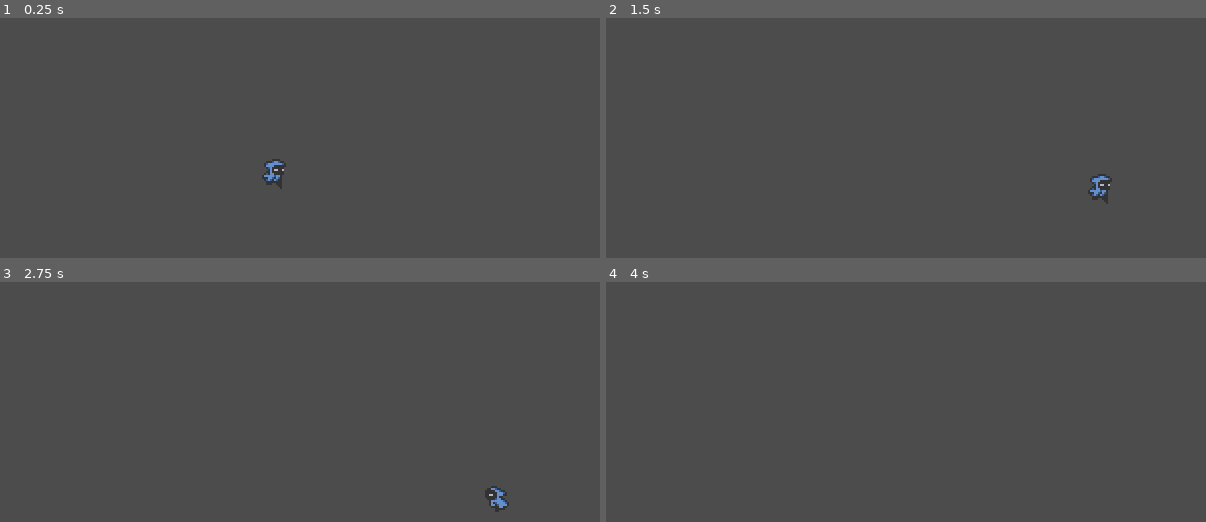
Above: before the commit, frames 1-4 (two rows, left to right).
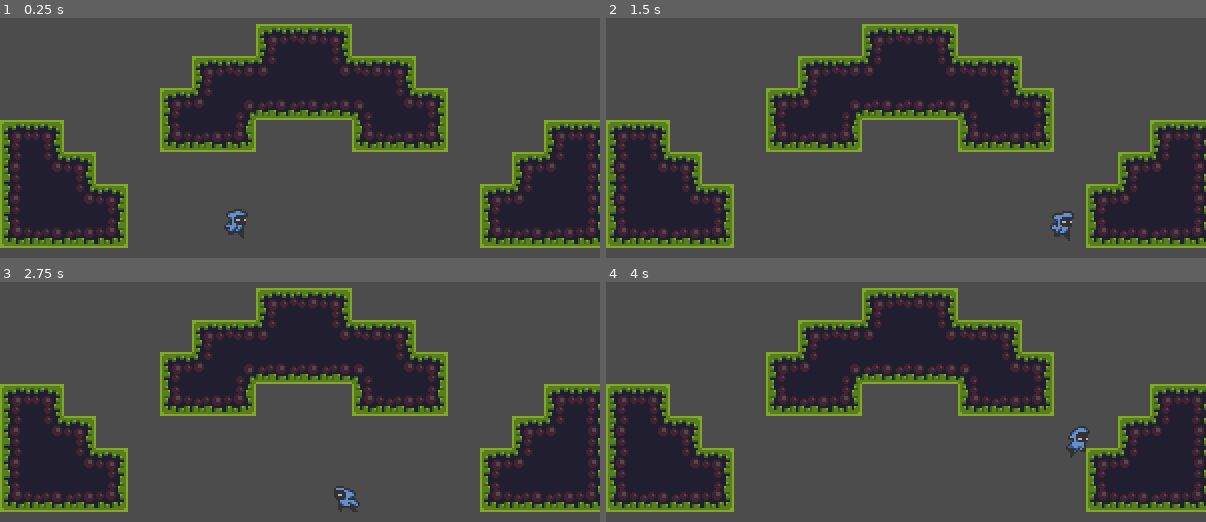
Above: after the commit, the same moments.

Repository: waltyy/Platformer-Game---2022
Game: Godot game, scene res://Scenes/World.tscn
Two runs of this game, one before a commit and one after it. Both use one fixed random seed, a clock stepped at 60 frames per second and the inputs below. The project has no main scene, so this scene is started directly.
Inputs:
- Up to frame 1 (0.25 s): no input
- Up to frame 2 (1.5 s): hold D (right) from 0.53 s (still down); tap Space (jump) at 0.77 s
- Up to frame 3 (2.75 s): tap Space (jump) at 1.52 s; release D (right) at 2.03 s; hold A (left) from 2.03 s (still down)
- Up to frame 4 (4 s): release A (left) at 2.78 s; hold D (right) from 2.78 s (still down); tap Space (jump) at 3.02, 3.77 s

The runs differ from the first frame. In frame 1, 35% of the frame differs, in the area x 0-100%, y 2-96%; in frame 2, 35%; in frame 3, 35%; in frame 4, 35%.

Commit message:
Creating Tiles - Day 4
I made the tiles and the collisions

Diff:
--- a/Scenes/World.tscn
+++ b/Scenes/World.tscn
@@ -1,17 +1,212 @@
-[gd_scene load_steps=3 format=2]
+[gd_scene load_steps=23 format=2]
 
 [ext_resource path="res://Scenes/Player.tscn" type="PackedScene" id=1]
+[ext_resource path="res://Sprites/tiles/tileset.png" type="Texture" id=2]
 
 [sub_resource type="RectangleShape2D" id=1]
 extents = Vector2( 510.5, 10 )
 
+[sub_resource type="ConvexPolygonShape2D" id=2]
+points = PoolVector2Array( 0, 0, 16, 0, 16, 16, 0, 16 )
+
+[sub_resource type="ConvexPolygonShape2D" id=3]
+points = PoolVector2Array( 0, 0, 16, 0, 16, 16, 0, 16 )
+
+[sub_resource type="ConvexPolygonShape2D" id=4]
+points = PoolVector2Array( 0, 0, 16, 0, 16, 16, 0, 16 )
+
+[sub_resource type="ConvexPolygonShape2D" id=5]
+points = PoolVector2Array( 0, 0, 16, 0, 16, 16, 0, 16 )
+
+[sub_resource type="ConvexPolygonShape2D" id=6]
+points = PoolVector2Array( 0, 0, 16, 0, 16, 16, 0, 16 )
+
+[sub_resource type="ConvexPolygonShape2D" id=7]
+points = PoolVector2Array( 0, 0, 16, 0, 16, 16, 0, 16 )
+
+[sub_resource type="ConvexPolygonShape2D" id=8]
+points = PoolVector2Array( 0, 0, 16, 0, 16, 16, 0, 16 )
+
+[sub_resource type="ConvexPolygonShape2D" id=9]
+points = PoolVector2Array( 0, 0, 16, 0, 16, 16, 0, 16 )
+
+[sub_resource type="ConvexPolygonShape2D" id=10]
+points = PoolVector2Array( 0, 0, 16, 0, 16, 16, 0, 16 )
+
+[sub_resource type="ConvexPolygonShape2D" id=11]
+points = PoolVector2Array( 0, 0, 16, 0, 16, 16, 0, 16 )
+
+[sub_resource type="ConvexPolygonShape2D" id=12]
+points = PoolVector2Array( 0, 0, 16, 0, 16, 16, 0, 16 )
+
+[sub_resource type="ConvexPolygonShape2D" id=13]
+points = PoolVector2Array( 0, 0, 16, 0, 16, 16, 0, 16 )
+
+[sub_resource type="ConvexPolygonShape2D" id=14]
+points = PoolVector2Array( 0, 0, 16, 0, 16, 16, 0, 16 )
+
+[sub_resource type="ConvexPolygonShape2D" id=15]
+points = PoolVector2Array( 0, 0, 16, 0, 16, 16, 0, 16 )
+
+[sub_resource type="ConvexPolygonShape2D" id=16]
+points = PoolVector2Array( 0, 0, 16, 0, 16, 16, 0, 16 )
+
+[sub_resource type="ConvexPolygonShape2D" id=17]
+points = PoolVector2Array( 0, 0, 16, 0, 16, 16, 0, 16 )
+
+[sub_resource type="ConvexPolygonShape2D" id=18]
+points = PoolVector2Array( 0, 0, 16, 0, 16, 16, 0, 16 )
+
+[sub_resource type="ConvexPolygonShape2D" id=19]
+points = PoolVector2Array( 0, 0, 16, 0, 16, 16, 0, 16 )
+
+[sub_resource type="TileSet" id=20]
+0/name = "tileset.png 0"
+0/texture = ExtResource( 2 )
+0/tex_offset = Vector2( 0, 0 )
+0/modulate = Color( 1, 1, 1, 1 )
+0/region = Rect2( 0, 0, 96, 48 )
+0/tile_mode = 1
+0/autotile/bitmask_mode = 0
+0/autotile/bitmask_flags = [ Vector2( 0, 0 ), 256, Vector2( 0, 1 ), 260, Vector2( 0, 2 ), 4, Vector2( 1, 0 ), 320, Vector2( 1, 1 ), 325, Vector2( 1, 2 ), 5, Vector2( 2, 0 ), 64, Vector2( 2, 1 ), 65, Vector2( 2, 2 ), 1, Vector2( 3, 0 ), 69, Vector2( 3, 1 ), 65, Vector2( 3, 2 ), 321, Vector2( 4, 0 ), 5, Vector2( 4, 2 ), 320, Vector2( 5, 0 ), 261, Vector2( 5, 1 ), 260, Vector2( 5, 2 ), 324 ]
+0/autotile/icon_coordinate = Vector2( 0, 0 )
+0/autotile/tile_size = Vector2( 16, 16 )
+0/autotile/spacing = 0
+0/autotile/occluder_map = [  ]
+0/autotile/navpoly_map = [  ]
+0/autotile/priority_map = [  ]
+0/autotile/z_index_map = [  ]
+0/occluder_offset = Vector2( 0, 0 )
+0/navigation_offset = Vector2( 0, 0 )
+0/shape_offset = Vector2( 0, 0 )
+0/shape_transform = Transform2D( 1, 0, 0, 1, 0, 0 )
+0/shape = SubResource( 2 )
+0/shape_one_way = false
+0/shape_one_way_margin = 1.0
+0/shapes = [ {
+"autotile_coord": Vector2( 0, 0 ),
+"one_way": false,
+"one_way_margin": 1.0,
+"shape": SubResource( 2 ),
+"shape_transform": Transform2D( 1, 0, 0, 1, 0, 0 )
+}, {
+"autotile_coord": Vector2( 1, 0 ),
+"one_way": false,
+"one_way_margin": 1.0,
+"shape": SubResource( 3 ),
+"shape_transform": Transform2D( 1, 0, 0, 1, 0, 0 )
+}, {
+"autotile_coord": Vector2( 2, 0 ),
+"one_way": false,
+"one_way_margin": 1.0,
+"shape": SubResource( 4 ),
+"shape_transform": Transform2D( 1, 0, 0, 1, 0, 0 )
+}, {
+"autotile_coord": Vector2( 0, 1 ),
+"one_way": false,
+"one_way_margin": 1.0,
+"shape": SubResource( 5 ),
+"shape_transform": Transform2D( 1, 0, 0, 1, 0, 0 )
+}, {
+"autotile_coord": Vector2( 1, 1 ),
+"one_way": false,
+"one_way_margin": 1.0,
+"shape": SubResource( 6 ),
+"shape_transform": Transform2D( 1, 0, 0, 1, 0, 0 )
+}, {
+"autotile_coord": Vector2( 2, 1 ),
+"one_way": false,
+"one_way_margin": 1.0,
+"shape": SubResource( 7 ),
+"shape_transform": Transform2D( 1, 0, 0, 1, 0, 0 )
+}, {
+"autotile_coord": Vector2( 0, 2 ),
+"one_way": false,
+"one_way_margin": 1.0,
+"shape": SubResource( 8 ),
+"shape_transform": Transform2D( 1, 0, 0, 1, 0, 0 )
+}, {
+"autotile_coord": Vector2( 1, 2 ),
+"one_way": false,
+"one_way_margin": 1.0,
+"shape": SubResource( 9 ),
+"shape_transform": Transform2D( 1, 0, 0, 1, 0, 0 )
+}, {
+"autotile_coord": Vector2( 2, 2 ),
+"one_way": false,
+"one_way_margin": 1.0,
+"shape": SubResource( 10 ),
+"shape_transform": Transform2D( 1, 0, 0, 1, 0, 0 )
+}, {
+"autotile_coord": Vector2( 3, 0 ),
+"one_way": false,
+"one_way_margin": 1.0,
+"shape": SubResource( 11 ),
+"shape_transform": Transform2D( 1, 0, 0, 1, 0, 0 )
+}, {
+"autotile_coord": Vector2( 4, 0 ),
+"one_way": false,
+"one_way_margin": 1.0,
+"shape": SubResource( 12 ),
+"shape_transform": Transform2D( 1, 0, 0, 1, 0, 0 )
+}, {
+"autotile_coord": Vector2( 5, 0 ),
+"one_way": false,
+"one_way_margin": 1.0,
+"shape": SubResource( 13 ),
+"shape_transform": Transform2D( 1, 0, 0, 1, 0, 0 )
+}, {
+"autotile_coord": Vector2( 3, 1 ),
+"one_way": false,
+"one_way_margin": 1.0,
+"shape": SubResource( 14 ),
+"shape_transform": Transform2D( 1, 0, 0, 1, 0, 0 )
+}, {
+"autotile_coord": Vector2( 4, 1 ),
+"one_way": false,
+"one_way_margin": 1.0,
+"shape": SubResource( 15 ),
+"shape_transform": Transform2D( 1, 0, 0, 1, 0, 0 )
+}, {
+"autotile_coord": Vector2( 5, 1 ),
+"one_way": false,
+"one_way_margin": 1.0,
+"shape": SubResource( 16 ),
+"shape_transform": Transform2D( 1, 0, 0, 1, 0, 0 )
+}, {
+"autotile_coord": Vector2( 3, 2 ),
+"one_way": false,
+"one_way_margin": 1.0,
+"shape": SubResource( 17 ),
+"shape_transform": Transform2D( 1, 0, 0, 1, 0, 0 )
+}, {
+"autotile_coord": Vector2( 4, 2 ),
+"one_way": false,
+"one_way_margin": 1.0,
+"shape": SubResource( 18 ),
+"shape_transform": Transform2D( 1, 0, 0, 1, 0, 0 )
+}, {
+"autotile_coord": Vector2( 5, 2 ),
+"one_way": false,
+"one_way_margin": 1.0,
+"shape": SubResource( 19 ),
+"shape_transform": Transform2D( 1, 0, 0, 1, 0, 0 )
+} ]
+0/z_index = 0
+
 [node name="World" type="Node2D"]
 
 [node name="Player" parent="." instance=ExtResource( 1 )]
-position = Vector2( 138, 77 )
+position = Vector2( 119, 102 )
 
 [node name="StaticBody2D" type="StaticBody2D" parent="."]
 
 [node name="CollisionShape2D" type="CollisionShape2D" parent="StaticBody2D"]
 position = Vector2( 507, 139 )
 shape = SubResource( 1 )
+
+[node name="TileMap" type="TileMap" parent="."]
+tile_set = SubResource( 20 )
+cell_size = Vector2( 16, 16 )
+format = 1
+tile_data = PoolIntArray( 65544, 0, 0, 65545, 0, 1, 65546, 0, 2, 131078, 0, 0, 131079, 0, 131076, 131080, 0, 131077, 131081, 0, 65537, 131082, 0, 131075, 131083, 0, 1, 131084, 0, 2, 196613, 0, 0, 196614, 0, 131077, 196615, 0, 3, 196616, 0, 4, 196617, 0, 131073, 196618, 0, 4, 196619, 0, 5, 196620, 0, 131075, 196621, 0, 2, 262144, 0, 0, 262145, 0, 2, 262149, 0, 131072, 262150, 0, 4, 262151, 0, 131074, 262155, 0, 131072, 262156, 0, 4, 262157, 0, 131074, 262161, 0, 0, 262162, 0, 2, 327680, 0, 65536, 327681, 0, 131075, 327682, 0, 2, 327696, 0, 0, 327697, 0, 131077, 327698, 0, 65538, 393216, 0, 65536, 393217, 0, 65537, 393218, 0, 131075, 393219, 0, 2, 393231, 0, 0, 393232, 0, 131077, 393233, 0, 65537, 393234, 0, 65539, 458752, 0, 131072, 458753, 0, 4, 458754, 0, 4, 458755, 0, 131074, 458767, 0, 131072, 458768, 0, 4, 458769, 0, 131073, 458770, 0, 131074 )
